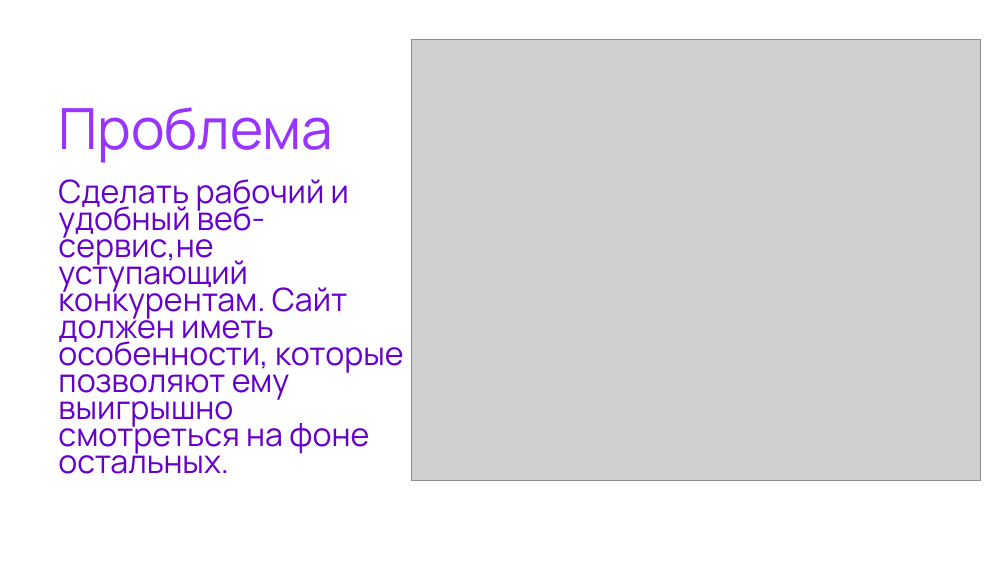
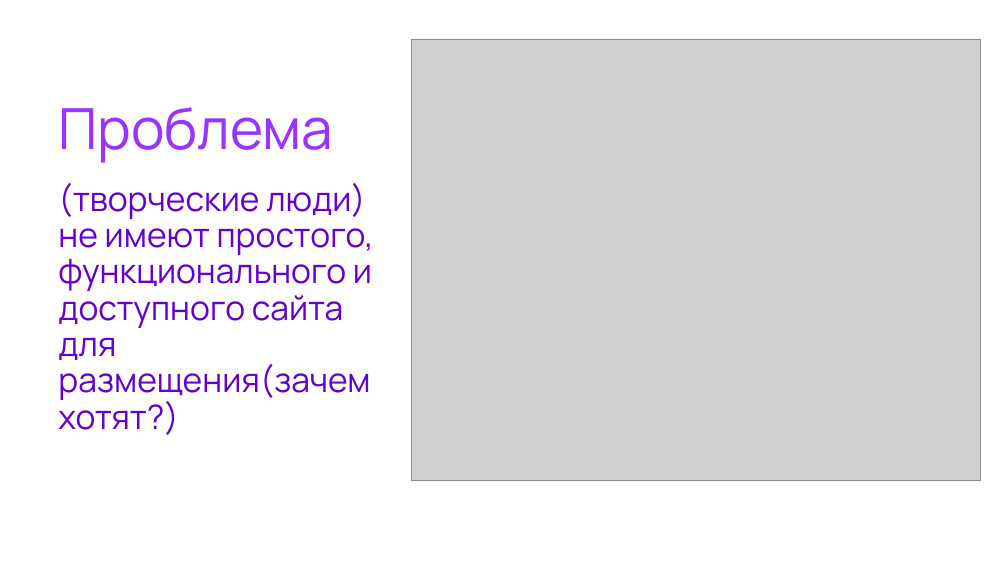
Before and after one commit to limurSC/WebProject, a slide deck: slide 2 of Аналитика/Проект — копия.pptx (slide 4 before the commit). Drawn at 1008x567 pixels with LibreOffice and Linux fonts; fonts in the diff are those of the drawing; grey boxes stand for pictures. Boxes give left, top, right and bottom in pixels: in the first picture for what was removed or moved away, otherwise in the second. Text is boxed around its words. In the diff, an @@ line names an element or a change of style, - is before the commit and + after.

```diff
--- a/Аналитика/Проект — копия.pptx
+++ b/Аналитика/Проект — копия.pptx
@@ text at [58,183,374,435]: text changed; size 30.6 to 32 pt @@
-Сделать рабочий и удобный веб-сервис,не уступающий конкурентам. Сайт должен иметь особенности, которые позволяют ему выигрышно смотреться на фоне остальных.
+(творческие люди) не имеют простого, функционального и доступного сайта для размещения(зачем хотят?)
```
Also in this commit, not shown: 2 other slides changed, 5 slides added, 1 other file.
